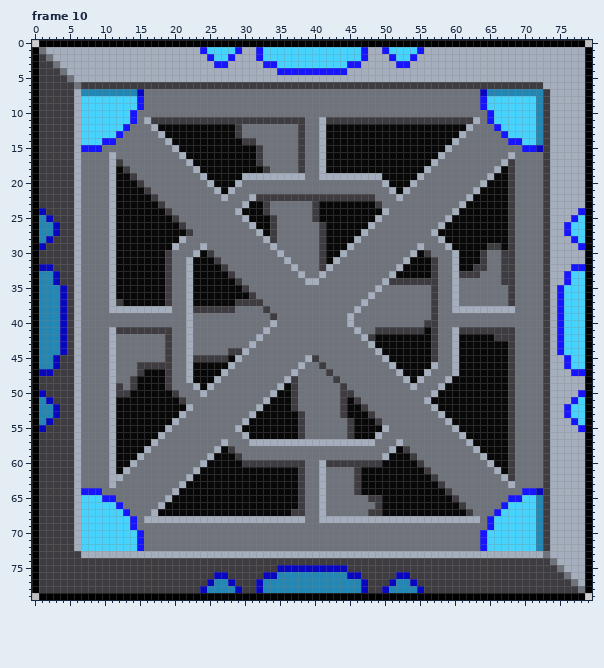
Two states of a pixel-art file, Assets/Buildings/Drills/LargeDrill.aseprite. The picture above is the old version.
80x80 pixels, 11 frames. Shown: frame 10. The commit also changed other frames, which this record leaves out.
After the commit:
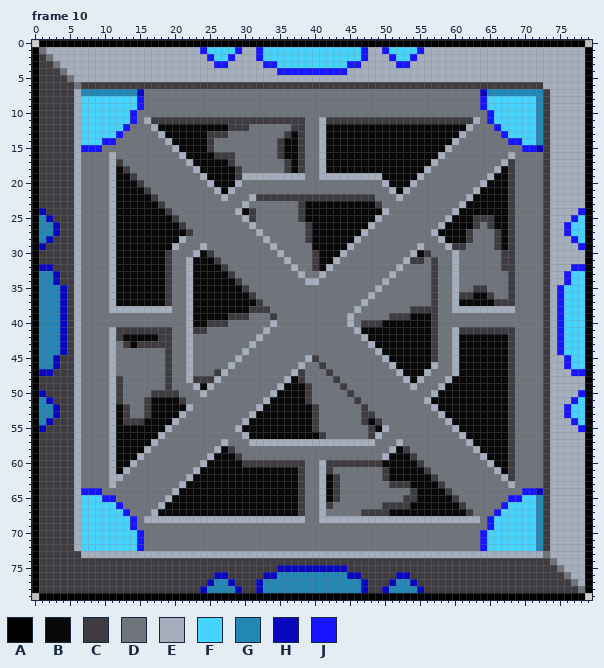
Palette (. is transparent): A #000000  B #080808  C #3e3c40  D #6f737c  E #a5aebc  F #46d4ff  G #2287b5  H #0806c1  J #1715ff
Diff:
Changed rows in their new state; - is an unchanged pixel.
Frame 10, layer "Spinner":
first column x 25:
12 ---C-C------C
13 CCCDD------CB
14 CDDDDDD---CBB
15 CDDDDDDD--CBB
16 -CCCDDDD--CBB
17 ---CDDDD---CB
18 ----CDDDD--CB
19 ----C--------
first column x 12:
23 -------------------DDD----CBB---------------------------
24 -------------------CDD----CBB---------------------------
25 -------------------CDDD---CBB----------------------CCC--
26 --------------------DDD----CBB---------------------CDC--
27 ---------------------DD----CBB--------------------CDDDC-
28 ----------------------D----CBB--------------------CDDDC-
29 ----------------------------BB------------------CCDDDD--
30 ----------------------------CB-------------------DDDD---
31 ----------------------------CB------------CCD----DDDD---
32 ----------------------------CB-----------DDDD----DDDD---
33 ----------------------------------------DDDDD----DDD---D
34 ---------------------------------------DDDDDD----------D
35 ---------------------------------------------------CC---
36 -------------------------------------------------CCBBC--
37 B----------------BBB-----------------------------BBBBBCC
38 -----------BBBBBBBBCC---------------------CCC-----------
39 -----------BBBBBCCC--------------------CCCBBB-----------
40 -----------BBCCC-------------------CCCBBBBBBB-----------
41 -----------CC----------------------BBBBBBBBB------------
42 CBBBBBC-----------------------------B-----------------BB
43 -CBCCCC-------------------------------------------------
44 ----------------DD--------------------------------------
45 -----------DDDDDD---------------------------------------
46 ---DDDD----DDDDD----------------------------------------
47 ---DDDD----DDDC-----------C-----------------------------
48 C-DDDDD----CCC-----------BC-----------------------------
49 --DDDDD------------------BBC----------------------------
50 -DDDDCCC-----------------BBC----D-----------------------
51 CDDDC--------------------BBC----DD----------------------
52 -CDDC--------------------BBBC---DDD---------------------
53 -CDDC---------------------BBC---DDDC--------------------
54 -CCC----------------------BBC----DDC--------------------
55 --------------------------BBC----DDDC-------------------
56 --------------------------BBBC---DDDC-------------------
first column x 37:
61 -----C---DDDDC----
62 -----BC--DDDDC----
63 -----BC--DDDDDCCC-
64 -----BC--DDDDDDDDC
65 -----BC----DDDDDCC
66 -----C------DCCCC-
67 B---------C--C----
Boxes around the changes in both pictures, in picture pixels (x1, y1, x2, y2):
changed: (207, 124, 326, 271)
changed: (452, 215, 508, 306)
changed: (361, 257, 431, 341)
changed: (116, 299, 263, 425)
changed: (494, 334, 508, 341)
changed: (291, 369, 375, 439)
changed: (326, 467, 417, 516)
changed: (291, 509, 298, 516)
